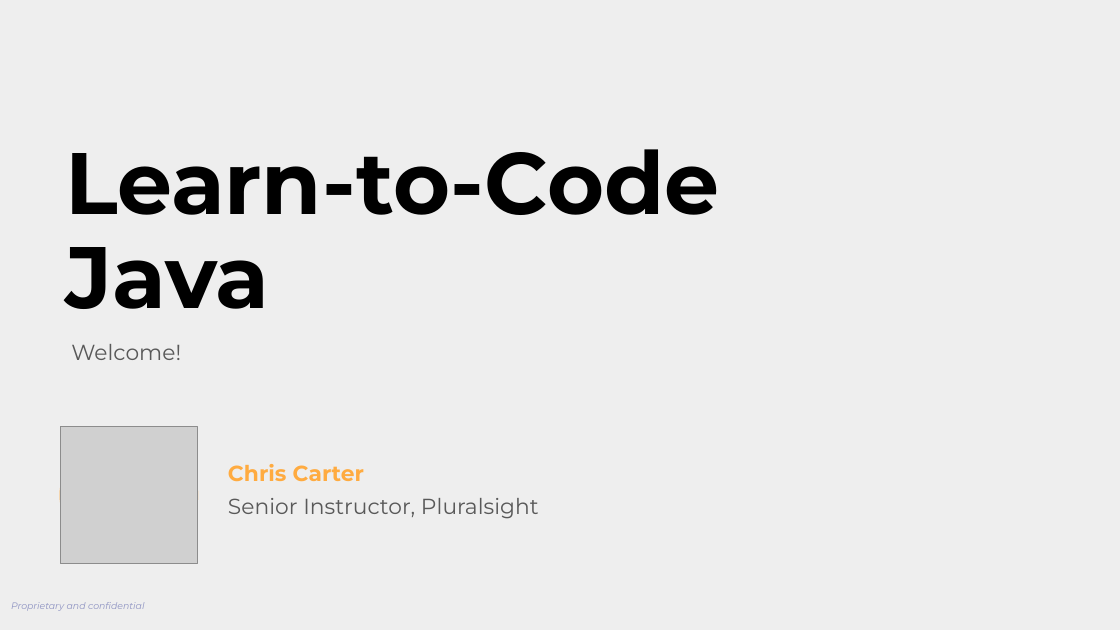
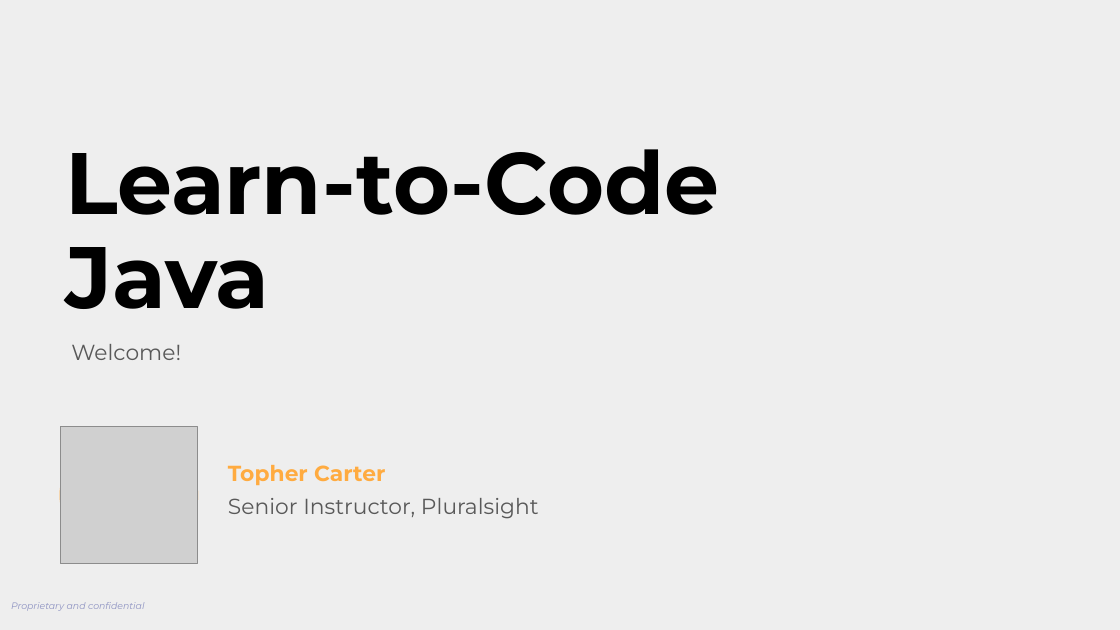
Before and after one commit to topherbc/Java-Academy-Fall-24, a slide deck: slide 2 of week-1/slides/ppt/Introduction Slides.pptx. Drawn at 1120x630 pixels with LibreOffice and Linux fonts; fonts in the diff are those of the drawing; grey boxes stand for pictures; background and template pictures are left out. Boxes give left, top, right and bottom in pixels: in the first picture for what was removed or moved away, otherwise in the second. Text is boxed around its words. In the diff, an @@ line names an element or a change of style, - is before the commit and + after.

```diff
--- a/week-1/slides/ppt/Introduction Slides.pptx
+++ b/week-1/slides/ppt/Introduction Slides.pptx
@@ text at (228,465,385,485): text changed @@
-Chris Carter
+Topher Carter
```
Also in this commit, not shown: 4 other files.
